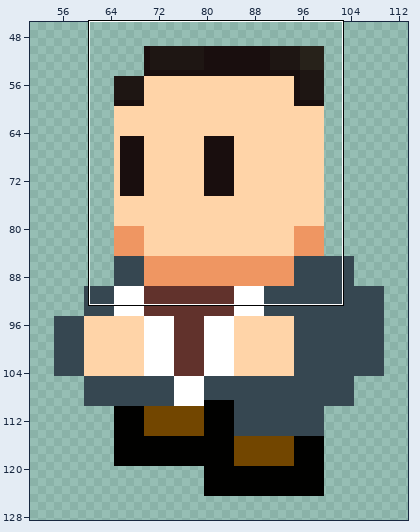
Two versions of one sprite sheet, Images/ronaldus_runleft_0.png. Above, an overview of the earlier version with the close-up marked.
Close-up. Before the edit:
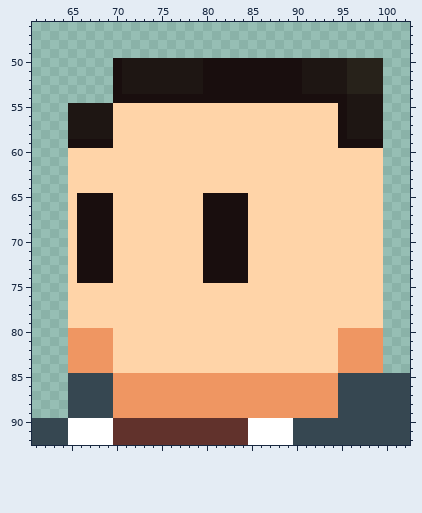
The file is 200x145 pixels. Shown: x 61..102, y 46..92. The wide view leaves out empty margins.
New version:
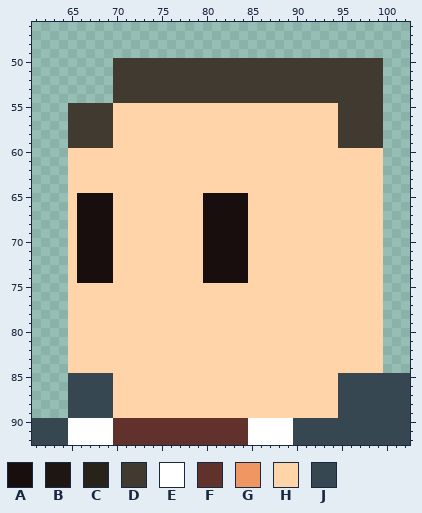
Palette (. is transparent): A #190e0e  B #1e1613  C #27221a  D #413a30  E #ffffff  F #61322c  G #ef9662  H #ffd4a8  J #364751
From old to new:
@@ x 61..102 @@
 49 ..........................................
-50 .........ABBBBBBBBBAAAAAAAAAAABBBBBCCCC...
-51 .........ABBBBBBBBBAAAAAAAAAAABBBBBCCCC...
-52 .........ABBBBBBBBBAAAAAAAAAAABBBBBCCCC...
-53 .........ABBBBBBBBBAAAAAAAAAAABBBBBCCCC...
-54 .........AAAAAAAAAAAAAAAAAAAAAAAAAABBBB...
-55 ....BBBBBHHHHHHHHHHHHHHHHHHHHHHHHHABBBB...
-56 ....BBBBBHHHHHHHHHHHHHHHHHHHHHHHHHABBBB...
-57 ....BBBBBHHHHHHHHHHHHHHHHHHHHHHHHHABBBB...
-58 ....BBBBBHHHHHHHHHHHHHHHHHHHHHHHHHABBBB...
-59 ....AAAAAHHHHHHHHHHHHHHHHHHHHHHHHHAAAAA...
+50 .........DDDDDDDDDDDDDDDDDDDDDDDDDDDDDD...
+51 .........DDDDDDDDDDDDDDDDDDDDDDDDDDDDDD...
+52 .........DDDDDDDDDDDDDDDDDDDDDDDDDDDDDD...
+53 .........DDDDDDDDDDDDDDDDDDDDDDDDDDDDDD...
+54 .........DDDDDDDDDDDDDDDDDDDDDDDDDDDDDD...
+55 ....DDDDDHHHHHHHHHHHHHHHHHHHHHHHHHDDDDD...
+56 ....DDDDDHHHHHHHHHHHHHHHHHHHHHHHHHDDDDD...
+57 ....DDDDDHHHHHHHHHHHHHHHHHHHHHHHHHDDDDD...
+58 ....DDDDDHHHHHHHHHHHHHHHHHHHHHHHHHDDDDD...
+59 ....DDDDDHHHHHHHHHHHHHHHHHHHHHHHHHDDDDD...
 60 ....HHHHHHHHHHHHHHHHHHHHHHHHHHHHHHHHHHH...
@@ x 61..102 @@
 79 ....HHHHHHHHHHHHHHHHHHHHHHHHHHHHHHHHHHH...
-80 ....GGGGGHHHHHHHHHHHHHHHHHHHHHHHHHGGGGG...
-81 ....GGGGGHHHHHHHHHHHHHHHHHHHHHHHHHGGGGG...
-82 ....GGGGGHHHHHHHHHHHHHHHHHHHHHHHHHGGGGG...
-83 ....GGGGGHHHHHHHHHHHHHHHHHHHHHHHHHGGGGG...
-84 ....GGGGGHHHHHHHHHHHHHHHHHHHHHHHHHGGGGG...
-85 ....JJJJJGGGGGGGGGGGGGGGGGGGGGGGGGJJJJJJJJ
-86 ....JJJJJGGGGGGGGGGGGGGGGGGGGGGGGGJJJJJJJJ
-87 ....JJJJJGGGGGGGGGGGGGGGGGGGGGGGGGJJJJJJJJ
-88 ....JJJJJGGGGGGGGGGGGGGGGGGGGGGGGGJJJJJJJJ
-89 ....JJJJJGGGGGGGGGGGGGGGGGGGGGGGGGJJJJJJJJ
+80 ....HHHHHHHHHHHHHHHHHHHHHHHHHHHHHHHHHHH...
+81 ....HHHHHHHHHHHHHHHHHHHHHHHHHHHHHHHHHHH...
+82 ....HHHHHHHHHHHHHHHHHHHHHHHHHHHHHHHHHHH...
+83 ....HHHHHHHHHHHHHHHHHHHHHHHHHHHHHHHHHHH...
+84 ....HHHHHHHHHHHHHHHHHHHHHHHHHHHHHHHHHHH...
+85 ....JJJJJHHHHHHHHHHHHHHHHHHHHHHHHHJJJJJJJJ
+86 ....JJJJJHHHHHHHHHHHHHHHHHHHHHHHHHJJJJJJJJ
+87 ....JJJJJHHHHHHHHHHHHHHHHHHHHHHHHHJJJJJJJJ
+88 ....JJJJJHHHHHHHHHHHHHHHHHHHHHHHHHJJJJJJJJ
+89 ....JJJJJHHHHHHHHHHHHHHHHHHHHHHHHHJJJJJJJJ
 90 JJJJEEEEEFFFFFFFFFFFFFFFEEEEEJJJJJJJJJJJJJ
